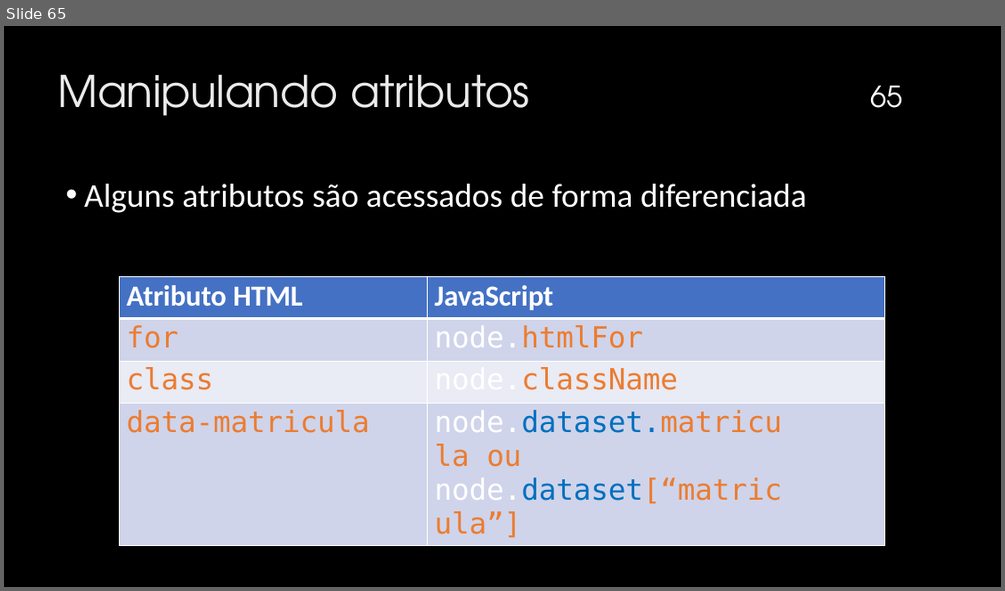
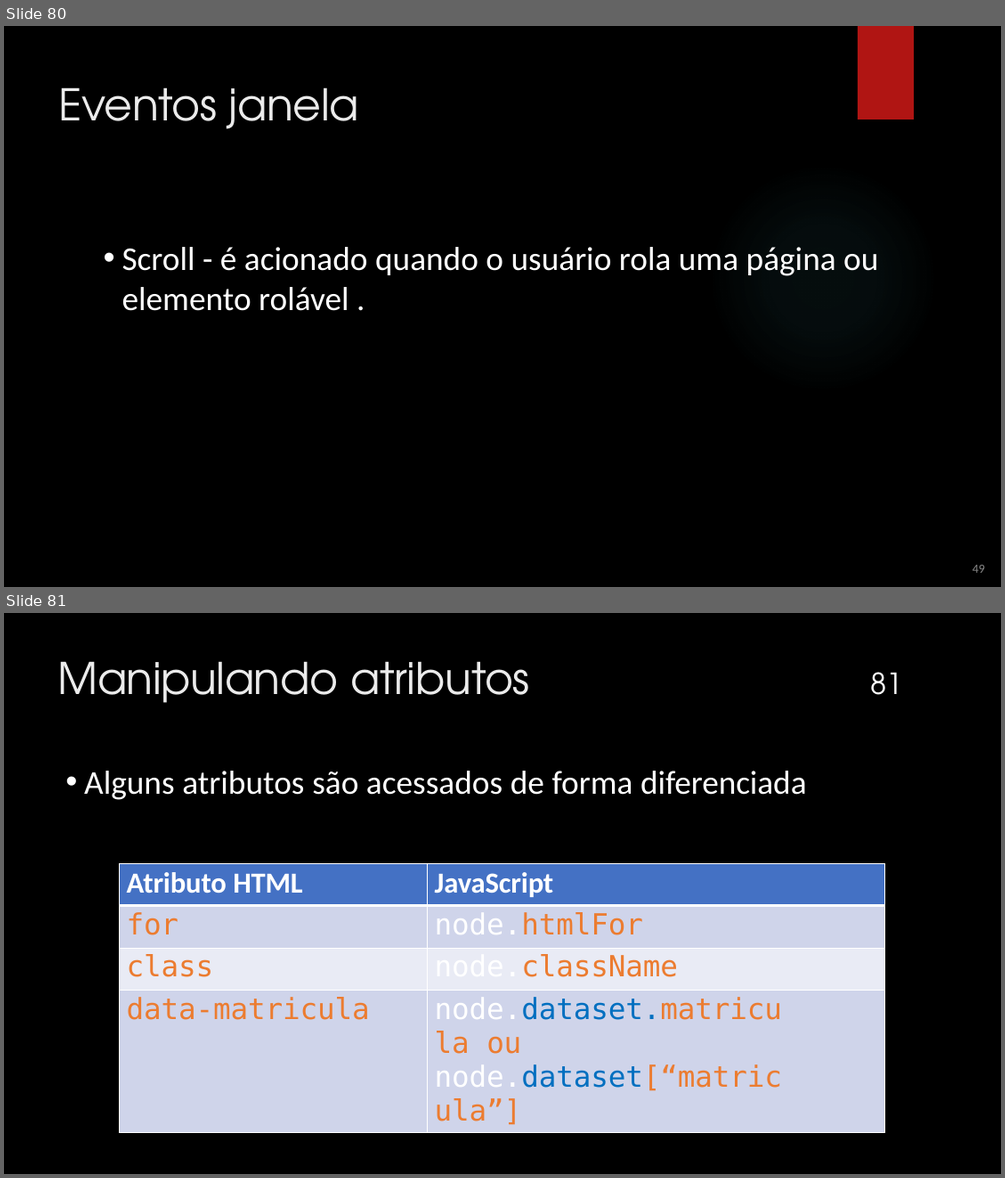
Before and after one commit to mizaelcarlos/Infonet---3-Ano-2025, a slide deck: Programação Client-Side/JavaScript.pptx. Shown one above the other, each under a label of ours: slide 65 before the commit, slides 80 and 81 after it. The pictures are 1005x591 and 1005x1178 pixels, drawn with LibreOffice and Linux fonts; fonts in the diff are those of the drawing; background and template pictures are left out. Boxes give left, top, right and bottom in pixels: in the first picture for what was removed or moved away, otherwise in the second. Text is boxed around its words. In the diff, an @@ line names an element or a change of style, - is before the commit and + after.

Commit message:
eventos mouse

```diff
--- a/Programação Client-Side/JavaScript.pptx
+++ b/Programação Client-Side/JavaScript.pptx
@@ slide 80 added at (4, 26, 1001, 587), background picture (left out) @@
@@ rectangle added at (858, 26, 914, 119), fill #B01513 @@
@@ title added at (58, 87, 359, 128), 42 pt, text #EBEBEB @@
+Eventos janela
@@ ellipse added at (708, 163, 938, 394), fill gradient #50B9C1 @@
@@ text added at (122, 247, 878, 311), 32 pt, text #FFFFFF @@
+  • Scroll - é acionado quando o usuário rola uma página ou elemento rolável .
@@ text added at (972, 564, 985, 572), 12 pt, text #888888 @@
+49
@@ what was slide 65 is now slide 81 @@
@@ page number at (870, 672, 902, 695): text changed @@
-65
+81
```
Also in this commit, not shown: 16 other slides added, 3 slides removed, 16 other files.
